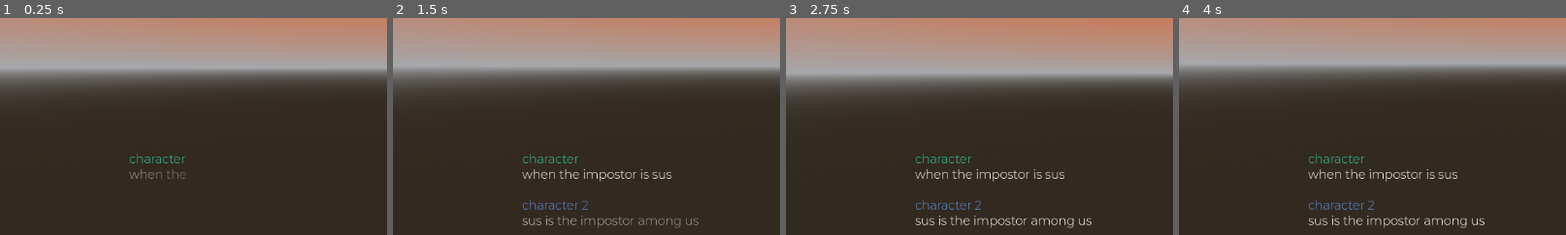
Above: before the commit, frames 1-4 (left to right).
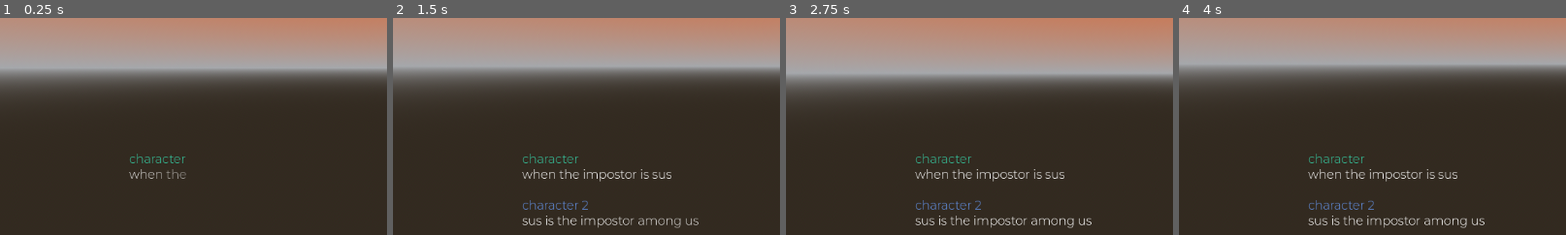
Above: after the commit, the same moments.

Repository: william-v4/silirpg
Game: Godot game, scene res://map.tscn
Two runs of this game, one before a commit and one after it. Both use one fixed random seed, a clock stepped at 60 frames per second and the inputs below.
Inputs (mouse positions are % of the whole screen's width and height, from its top left):
- Up to frame 1 (0.25 s): no input
- Up to frame 2 (1.5 s): move the mouse to (55, 50) at 0.52 s; hold W (forward) from 0.53 s (still down); click (55, 50) at 0.67 s; tap Space (jump) at 0.77 s; move the mouse to (45, 50) at 1.27 s
- Up to frame 3 (2.75 s): keep holding W (forward); tap Space (jump) at 1.52 s; tap Enter at 2 s; move the mouse to (52, 48) at 2.02 s
- Up to frame 4 (4 s): keep holding W (forward); tap Space (jump) at 2.75, 3.02, 3.77 s; move the mouse to (49, 52) at 2.77 s; click (49, 52) at 2.92 s; tap Enter at 3.5 s; move the mouse to (57, 51) at 3.52 s
The pictures show only the part of the screen within x 0-50%, y 39-88%; the shares and areas given below are measured in that part.

The runs differ from the first frame. In frame 1, 0.1% of the frame differs, in the area x 33-48%, y 69-75%; in frame 2, 0.3%, in the area x 33-79%, y 91-97%; in frame 3, less than 0.1%; in frame 4, nothing differs.

Commit message:
animated base character walking

Diff:
--- /dev/null
+++ b/dialogueboxtest.tscn
@@ -0,0 +1,54 @@
+[gd_scene load_steps=5 format=3 uid="uid://bkhhdysrgs0is"]
+
+[ext_resource type="FontFile" uid="uid://pn1pxdevyrj6" path="res://assets/fonts/Montserrat-Light.ttf" id="1_mu8qp"]
+[ext_resource type="Script" path="res://scripts/typingeffect.gd" id="2_y1cum"]
+[ext_resource type="Script" path="res://scripts/dialoguebox.gd" id="3_hnjbw"]
+
+[sub_resource type="RichTextEffect" id="RichTextEffect_gocvl"]
+script = ExtResource("2_y1cum")
+
+[node name="Control" type="Control"]
+layout_mode = 3
+anchors_preset = 15
+anchor_right = 1.0
+anchor_bottom = 1.0
+grow_horizontal = 2
+grow_vertical = 2
+
+[node name="dialogue" type="RichTextLabel" parent="."]
+clip_contents = false
+layout_mode = 1
+anchors_preset = 7
+anchor_left = 0.5
+anchor_top = 1.0
+anchor_right = 0.5
+anchor_bottom = 1.0
+offset_left = -384.0
+offset_top = -456.0
+offset_right = 384.0
+offset_bottom = -32.0
+grow_horizontal = 2
+grow_vertical = 0
+focus_mode = 2
+theme_override_fonts/normal_font = ExtResource("1_mu8qp")
+theme_override_font_sizes/normal_font_size = 18
+bbcode_enabled = true
+text = "[type][color=#35cca3]character [/color]
+when the impostor is sus
+
+[color=cornflowerblue]character 2 [/color]
+sus is the impostor among us
+
+[color=red]character 4[/color]
+AMONG US
+
+[color=yellow]character 3[/color]
+aaaaaaaaaaaaaaaaaaaaaaaaaaaaaaaaaaaaaaaaaaaaaaaaaaaaaaaaaaaaaaaaaaaaaaaaaaaaaaaaaaaaaah
+[/type]"
+scroll_following = true
+custom_effects = [SubResource("RichTextEffect_gocvl")]
+selection_enabled = true
+script = ExtResource("3_hnjbw")
+
+[node name="typing" type="Timer" parent="dialogue"]
+one_shot = true
--- a/player.tscn
+++ b/player.tscn
@@ -134,4 +134,6 @@
 [node name="typing" type="Timer" parent="HUD/dialogue"]
 one_shot = true
 
+[node name="fatigue" type="Timer" parent="."]
+
 [connection signal="value_changed" from="HUD/energy" to="HUD/energy" method="_on_value_changed"]
--- a/scripts/typingeffect.gd
+++ b/scripts/typingeffect.gd
@@ -13,7 +13,7 @@
 	# first, hide the character
 	charfx.visible = false
 	# for fading effect, change the opacity of the character based on the ratio of its TTL, weighted with speed, (elapsed_time - in sec) to its position in text (relative_index)
-	charfx.color.a = min(charfx.elapsed_time * speed/3 / charfx.relative_index, 1.0)
+	charfx.color.a = min(charfx.elapsed_time * speed/2 / charfx.relative_index, 1.0)
 	# then, if the character's TTL, weighted with the speed, meets the position of the character
 	if charfx.elapsed_time * speed >= charfx.relative_index:
 		# show the character
Not shown, added: assets/basecharacter-animated.blend.import
Not shown, added: assets/basecharacter.blend.import
Not shown, added: assets/basecharacter.mtl
Not shown, added: assets/basecharacter.obj.import
Not shown, added: assets/turret.blend.import
Not shown, added: assets/basecharacter-animated.blend
Not shown, added: assets/basecharacter-animated.blend1
Not shown, added: assets/basecharacter.blend
Not shown, added: assets/basecharacter.blend1
Not shown, added: assets/basecharacter.obj
Not shown, added: assets/turret.blend
Not shown, added: assets/turret.blend1
